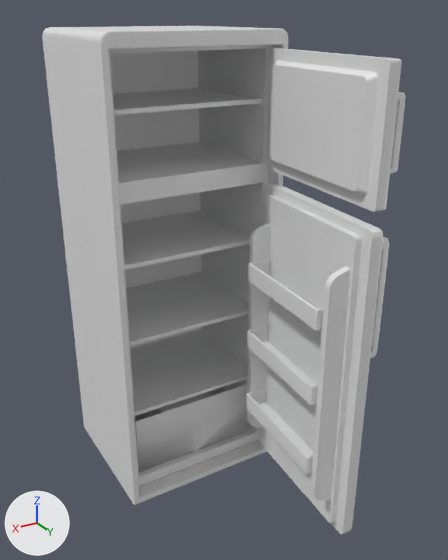
An edit to the FBX model Assets/3DAssets/models/kitchen/fridge.fbx, drawn before and after from the same camera.
Rendered twice from a camera (50 mm lens) standing at (-6.34, 2.79, 1.83) and looking at (-7.44, 0.96, 0.91). The lights are fixed; the arrows at lower left show +X, +Y and +Z. Where no turn or scale is listed for an object, it has been applied to the vertices. Vertices at the same position are counted once.

The older version as bpy lines, for what is in view:
```python
ob_bakje = bpy.data.objects.new('bakje', me_mesh_002)
ob_bakje.location = (-7.555, 1.212, 0.932)
ob_bakje1 = bpy.data.objects.new('bakje1', me_mesh_004)
ob_bakje1.location = (-7.555, 1.212, 0.648)
ob_bakje2 = bpy.data.objects.new('bakje2', me_mesh_003)
ob_bakje2.location = (-7.555, 1.212, 0.356)
ob_freezer_door = bpy.data.objects.new('freezer_door', me_mesh_005)
ob_freezer_door.location = (-7.674, 0.923, 1.551)
ob_fridge_door = bpy.data.objects.new('fridge_door', me_mesh)
ob_fridge_door.location = (-7.674, 0.921, 0.78)
ob_handle_freezer = bpy.data.objects.new('handle_freezer', me_mesh_006)
ob_handle_freezer.location = (-7.688, 1.471, 1.504)
ob_handle_fridge = bpy.data.objects.new('handle_fridge', me_mesh_001)
ob_handle_fridge.location = (-7.69, 1.469, 0.969)
ob_polysurface3 = bpy.data.objects.new('polySurface3', me_mesh_010)
ob_polysurface3.location = (0.0, 0.0, 0.0)
# also in view: 'polySurface1' at (-7.37, 0.6, 0.68); 'polySurface5' at (-7.37, 0.63, 0.89); 'vegetable_drawer' at (-7.36, 0.64, 0.2); 'polySurface4' at (-7.37, 0.6, 1.53); 'polySurface2' at (-7.37, 0.6, 0.99)
```
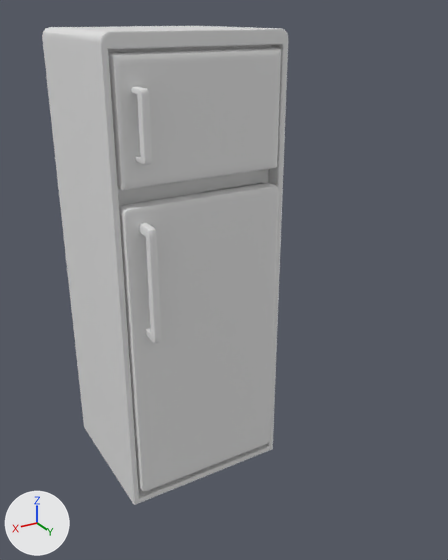
Where the newer file only moved an object's origin or applied its transform, the numbers keep the older frame.

Pixel boxes (x1, y1, x2, y2) of what changed, in the pictures (448 x 560 px):
'fridge_door', mesh turned, moved
    before: (247, 184, 383, 535)
    after: (119, 183, 279, 491)
'freezer_door', mesh turned, moved
    before: (267, 48, 402, 212)
    after: (108, 48, 281, 190)
'handle_fridge', mesh turned, moved
    before: (370, 237, 389, 358)
    after: (140, 223, 161, 343)
'bakje2', mesh turned, moved (not visible afterwards)
    before: (246, 388, 313, 474)
'bakje1', moved (not visible afterwards)
    before: (247, 326, 318, 405)
'bakje', mesh turned, moved (not visible afterwards)
    before: (248, 260, 323, 330)
'handle_freezer', mesh turned, moved
    before: (390, 92, 406, 174)
    after: (131, 86, 152, 165)
'vegetable_drawer', unchanged, covered by the edit
    before: (135, 380, 247, 472)
'polySurface3', unchanged, covered by the edit
    before: (130, 330, 248, 409)
'polySurface1', unchanged, covered by the edit
    before: (126, 272, 249, 339)
'polySurface2', unchanged, covered by the edit
    before: (122, 210, 251, 263)

What changed in the scene script:
```text
Change me_mesh:
    where me_mesh.from_pydata(...)  # 240 vertices, 218 faces; spans x -0.024..0.164, y -0.013..0.613, z -0.725..0.458
    used by ob_fridge_door; location = (-7.674, 0.921, 0.78)
    me_mesh part 2: the whole mesh is turned -85.7 degrees about the z axis through its middle, then moved by (0.182, -0.308, 0.133)
Change me_mesh_001:
    where me_mesh_001.from_pydata(...)  # 83 vertices, 73 faces; spans x -0.04..0.041, y -0.019..0.018, z -0.215..0.215
    used by ob_handle_fridge; location = (-7.69, 1.469, 0.969)
    me_mesh_001 part 6: the whole mesh is turned -85.7 degrees about the z axis through its middle, then moved by (0.886, 7.778, 0.969)
Change me_mesh_006:
    where me_mesh_006.from_pydata(...)  # 83 vertices, 73 faces; spans x -0.04..0.041, y -0.019..0.018, z -0.116..0.116
    used by ob_handle_freezer; location = (-7.688, 1.471, 1.504)
    me_mesh_006 part 5: the whole mesh is turned -85.4 degrees about the z axis through its middle, then moved by (0.851, 7.781, 1.504)
Change me_mesh_002:
    where me_mesh_002.from_pydata(...)  # 127 vertices, 126 faces; spans x -0.064..0.064, y -0.229..0.229, z -0.037..0.037
    used by ob_bakje; location = (-7.555, 1.212, 0.932)
    me_mesh_002 part 3: the whole mesh is turned -85.7 degrees about the z axis through its middle, then moved by (0.641, 7.625, 0.932)
Change me_mesh_005:
    where me_mesh_005.from_pydata(...)  # 120 vertices, 102 faces; spans x -0.024..0.092, y -0.013..0.612, z -0.255..0.165
    used by ob_freezer_door; location = (-7.674, 0.923, 1.551)
    me_mesh_005 part 1: the whole mesh is turned -85.4 degrees about the z axis through its middle, then moved by (0.272, -0.315, 0.045)
Change me_mesh_003:
    where me_mesh_003.from_pydata(...)  # 127 vertices, 126 faces; spans x -0.064..0.064, y -0.229..0.229, z -0.037..0.037
    used by ob_bakje2; location = (-7.555, 1.212, 0.356)
    me_mesh_003 part 4: the whole mesh is turned -85.7 degrees about the z axis through its middle, then moved by (0.641, 7.625, 0.356)
Change ob_fridge_door:
    ob_fridge_door.location: (-7.674, 0.921, 0.78) -> (-7.621, 0.889, 0.647)
Change ob_handle_fridge:
    ob_handle_fridge.location: (-7.69, 1.469, 0.969) -> (-8.015, -6.794, 0.0)
Change ob_handle_freezer:
    ob_handle_freezer.location: (-7.688, 1.471, 1.504) -> (-7.981, -6.808, 0.0)
Change ob_bakje:
    ob_bakje.location: (-7.555, 1.212, 0.932) -> (-8.015, -6.794, 0.0)
Change ob_bakje1:
    ob_bakje1.location: (-7.555, 1.212, 0.648) -> (-8.015, -6.794, 0.0)
Change ob_freezer_door:
    ob_freezer_door.location: (-7.674, 0.923, 1.551) -> (-7.679, 0.921, 1.507)
Change ob_bakje2:
    ob_bakje2.location: (-7.555, 1.212, 0.356) -> (-8.015, -6.794, 0.0)
```
